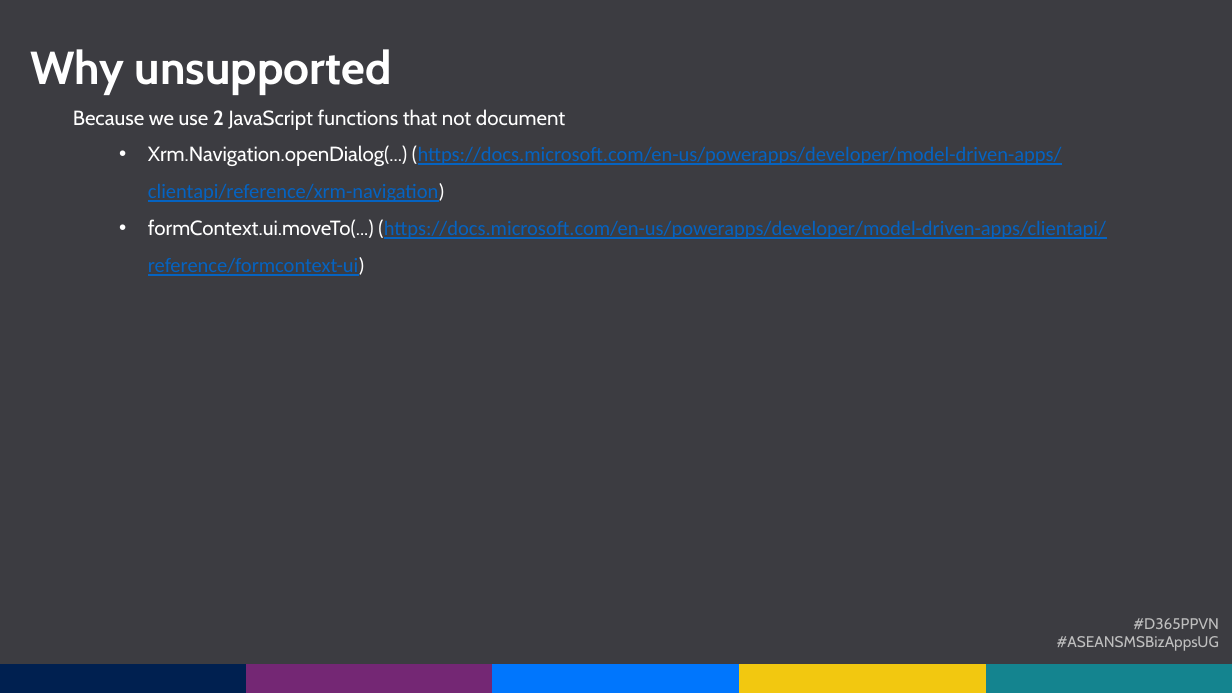
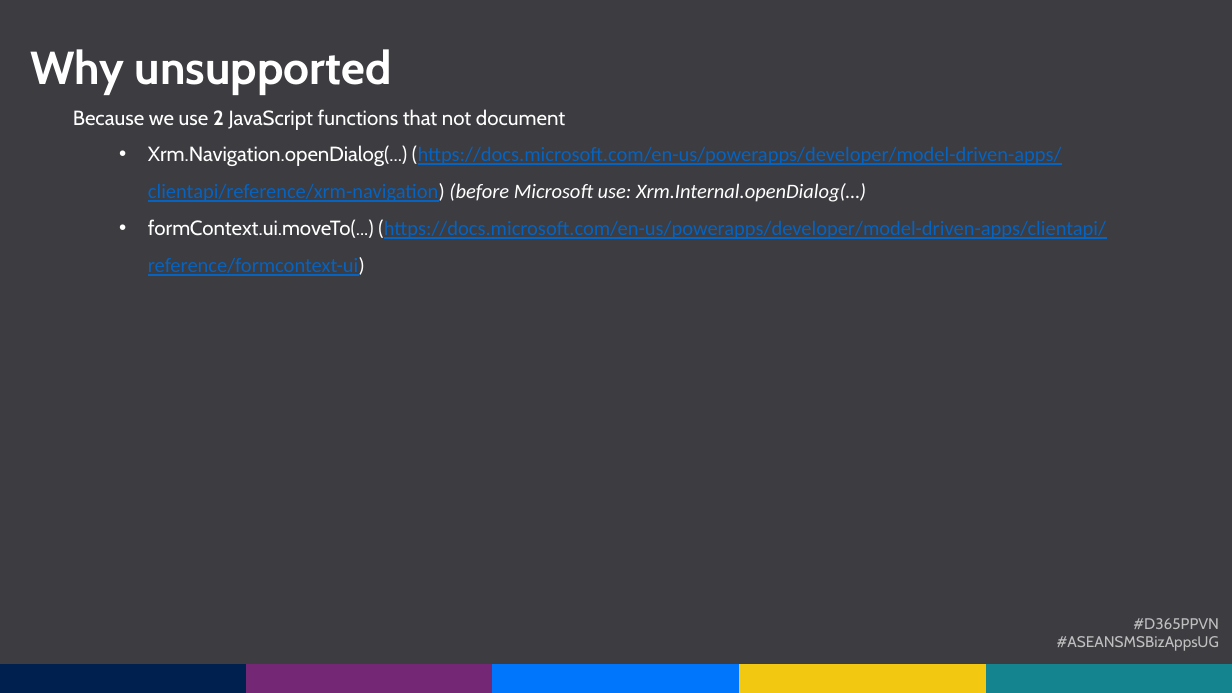
Before and after one commit to phuocle/d365events, a slide deck: slide 11 of docs/Event-Jul-11-2020.pptx (slide 10 before the commit). Drawn at 1232x693 pixels with LibreOffice and Linux fonts; fonts in the diff are those of the drawing. Boxes give left, top, right and bottom in pixels: in the first picture for what was removed or moved away, otherwise in the second. Text is boxed around its words. In the diff, an @@ line names an element or a change of style, - is before the commit and + after.

```diff
--- a/docs/Event-Jul-11-2020.pptx
+++ b/docs/Event-Jul-11-2020.pptx
@@ text at bbox=[148, 145, 1062, 202]: text changed @@
-  • Xrm.Navigation.openDialog(...) (https://docs.microsoft.com/en-us/powerapps/developer/model-driven-apps/clientapi/reference/xrm-navigation)
+  • Xrm.Navigation.openDialog(...) (https://docs.microsoft.com/en-us/powerapps/developer/model-driven-apps/clientapi/reference/xrm-navigation) (before Microsoft use: Xrm.Internal.openDialog(…)
```
Also in this commit, not shown: 1 other slide changed, 1 slide added, 2 other files.
